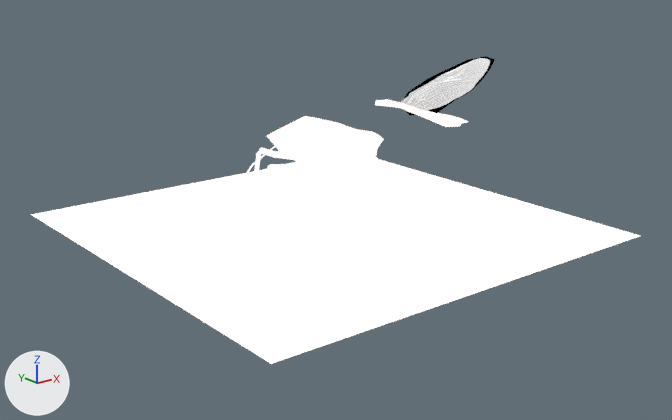
Before and after pictures for a commit that changed the Blender file Assets/Models/Bug/base_bug.blend.
Camera for both pictures: a 50 mm lens placed at (-40.2, -51.5, 17.5), pointed at (0.1, -1.2, -2.6). Lighting does not change. The marker at lower left points along +X, +Y and +Z.

The first picture shows 'bg_test', 'bug_body', 'bug_shell', 'bug_tentacle', 'bug_wing', 'front_leg', 'mid_leg'.
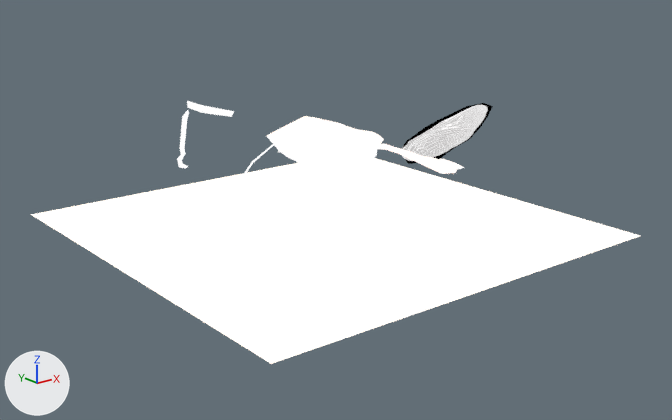
Where the newer file only moved an object's origin or applied its transform, the numbers keep the older frame.

The change, as a diff of the scene's bpy script:
```diff
--- a/Assets/Models/Bug/base_bug.blend.py
+++ b/Assets/Models/Bug/base_bug.blend.py
@@ me_cube_003 @@
 me_cube_003.from_pydata(...)  # 14 vertices, 6 faces; spans x 0.09..9.13, y 3.02..6.79, z -0.34..2.96
 # used by ob_bug_wing; location = (8.0, 1.0, 0.0); rotation_euler = (1.571, 0.0, 0.0), in degrees (90, 0, 0)
+# me_cube_003 part 1: the whole mesh is moved by (0.0, -3.84, 0.0)
 me_cube_003.materials.append(mat_material)
@@ me_cube_006 @@
 me_cube_006.from_pydata(...)  # 20 vertices, 19 faces; spans x -0.78..2.77, y 2.66..3.94, z -0.01..8.4
 # used by ob_bug_shell; location = (8.57, 3.62, 0.15); rotation_euler = (1.571, 0.0, 0.0), in degrees (90, 0, 0)
+# me_cube_006 part 2: the whole mesh is moved by (-0.24, -3.51, -0.04)
 me_cube_006.materials.append(mat_material)
@@ me_cube_007 @@
 # used by ob_front_leg; location = (0.0, 1.0, 0.0); rotation_euler = (1.571, 0.0, 0.0), in degrees (90, 0, 0)
-me_cube_007.from_pydata(...)  # 27 vertices, 26 faces; spans x -3.8..-0.06, y -2.32..1.65, z -3.12..-1.42
+me_cube_007.from_pydata(...)  # 9 vertices, 8 faces; spans x -3.03..0.11, y -0.19..1.11, z -1.03..0.2
+# me_cube_007 part 3: the whole mesh is rebuilt
 me_cube_007.materials.append(mat_material)
@@ me_cube_001 @@
+me_cube_001.from_pydata(...)  # 21 vertices, 20 faces; spans x -0.62..0.12, y -3.75..0.22, z -0.73..0.14
+me_cube_001.polygons.foreach_set('use_smooth', [True] * 20)
+me_cube_001.materials.append(mat_material)
@@ ob_front_leg @@
 ob_front_leg = bpy.data.objects.new('front_leg', me_cube_007)
-ob_front_leg.location = (0.0, 1.0, 0.0)
+ob_front_leg.location = (-7.0, 1.0, 5.0)
 ob_front_leg.rotation_euler = (1.571, 0.0, 0.0)  # degrees (90, 0, 0)
@@ ob_mid_leg @@
 ob_mid_leg = bpy.data.objects.new('mid_leg', me_cube_008)
-ob_mid_leg.location = (0.0, 1.0, 0.0)
+ob_mid_leg.location = (-6.0, -1.0, 0.59)
 ob_mid_leg.rotation_euler = (1.571, 0.0, 0.0)  # degrees (90, 0, 0)
@@ ob_bug_tentacle @@
 ob_bug_tentacle = bpy.data.objects.new('bug_tentacle', me_cube_010)
-ob_bug_tentacle.location = (0.0, 1.0, 0.0)
+ob_bug_tentacle.location = (-0.73, 4.66, 1.6)
 ob_bug_tentacle.rotation_euler = (1.571, 0.0, 0.0)  # degrees (90, 0, 0)
@@ ob_front_leg_002 @@
+ob_front_leg_002 = bpy.data.objects.new('front_leg.002', me_cube_001)
+ob_front_leg_002.location = (-9.99, 1.78, 5.3)
+ob_front_leg_002.rotation_euler = (1.571, 0.0, 0.0)  # degrees (90, 0, 0)
+ob_front_leg_002.visible_shadow = False
```

Boxes [x1, y1, x2, y2] around the edits, measured in the pictures (672 x 420 px):
'bug_wing', mesh moved
    before: [400, 56, 495, 115]
    after: [401, 103, 493, 164]
'bug_shell', mesh moved
    before: [375, 99, 468, 127]
    after: [378, 144, 464, 174]
'front_leg', reshaped, moved
    before: [250, 147, 292, 200]
    after: [187, 101, 234, 117]
'mid_leg', moved
    before: [267, 161, 302, 213]
    after: [217, 179, 266, 192]
'front_leg.002', added
    after: [177, 110, 189, 169]
'bug_tentacle', moved
    before: [236, 146, 275, 188]
    after: [237, 144, 274, 185]
